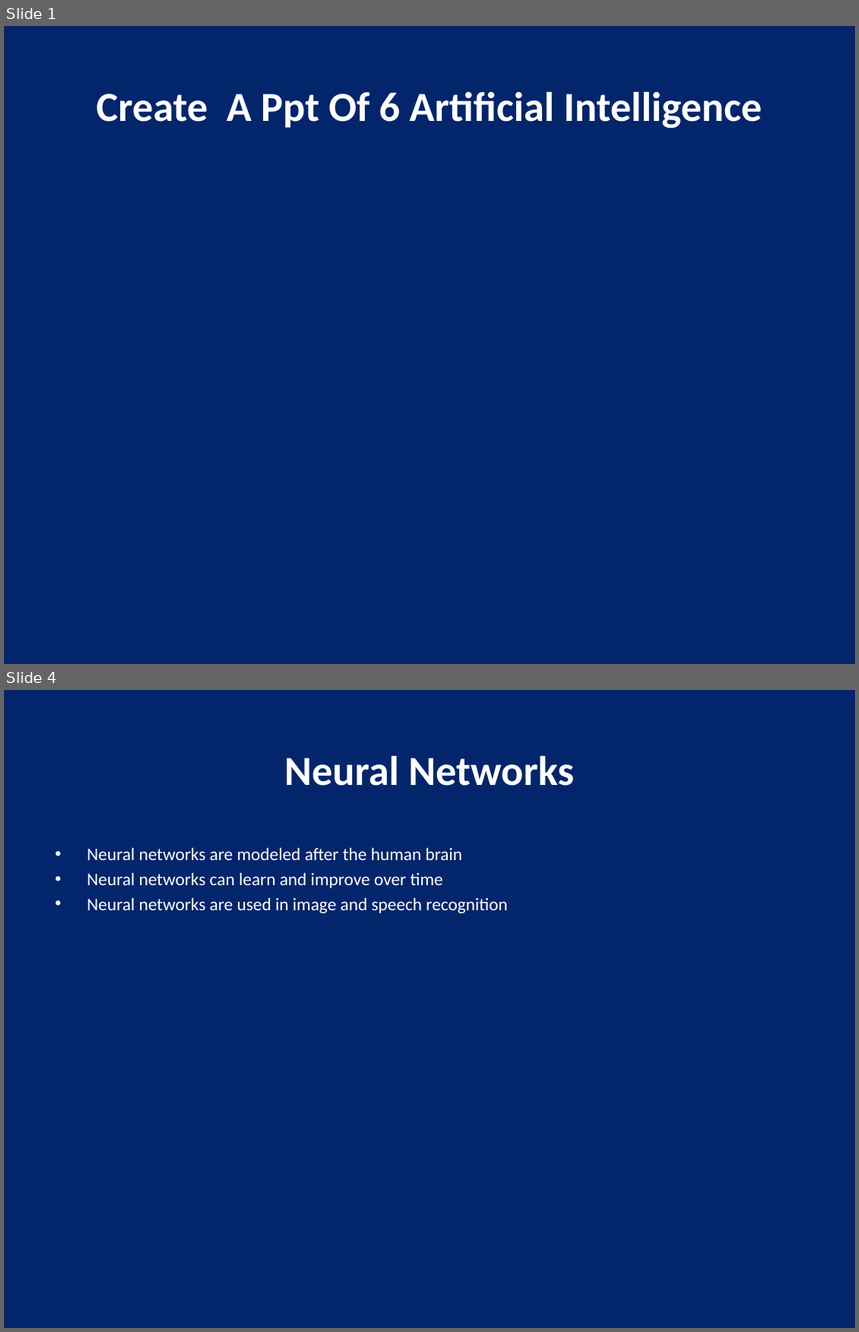
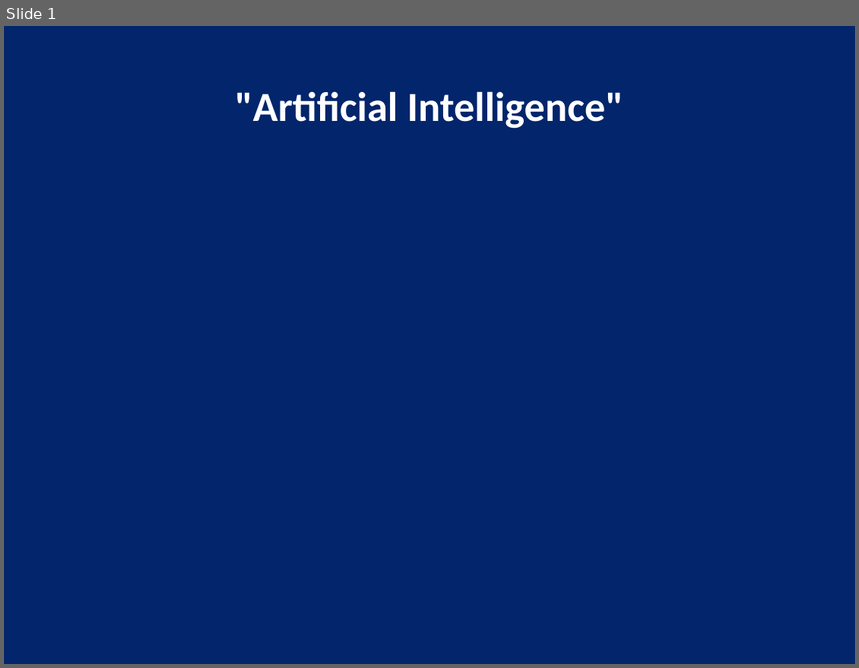
Before and after one commit to Shanaaz-77/auto_ppt_agent, a slide deck: generated_ppts/artificial_intelligence_presentation.pptx. Shown one above the other, each under a label of ours: slides 1 and 4 before the commit, slide 1 after it; the slides between them are not shown. The pictures are 859x1332 and 859x668 pixels, drawn with LibreOffice and Linux fonts; fonts in the diff are those of the drawing. Boxes give left, top, right and bottom in pixels: in the first picture for what was removed or moved away, otherwise in the second. Text is boxed around its words. In the diff, an @@ line names an element or a change of style, - is before the commit and + after.

```diff
--- a/generated_ppts/artificial_intelligence_presentation.pptx
+++ b/generated_ppts/artificial_intelligence_presentation.pptx
@@ slide 4 removed at [4, 690, 855, 1328], background #03256C @@
@@ title removed at [284, 755, 574, 786] @@
-Neural Networks
@@ text removed at [87, 847, 507, 913] @@
-• Neural networks are modeled after the human brain
-• Neural networks can learn and improve over time
-• Neural networks are used in image and speech recognition
@@ slide 1 changed as well @@
@@ title at [235, 91, 624, 129]: text changed @@
-Create A Ppt Of 6 Artificial Intelligence
+"Artificial Intelligence"
```
Also in this commit, not shown: 2 other slides changed, 3 slides added, 3 other slides removed, 1 other file.
